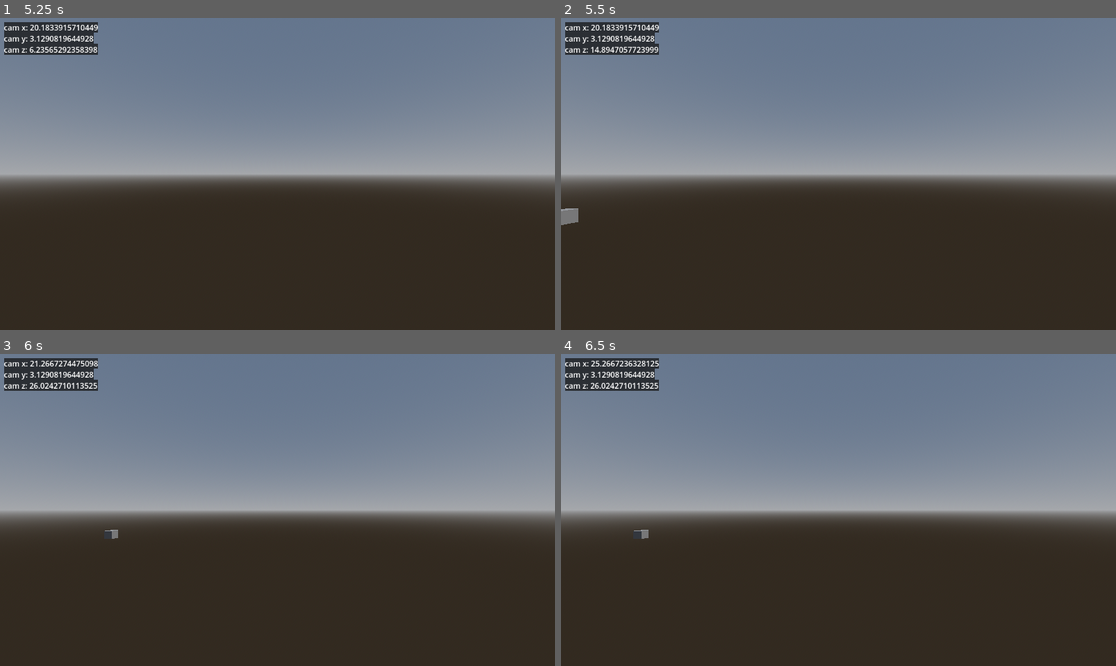
Above: before the commit, frames 1-4 (two rows, left to right).
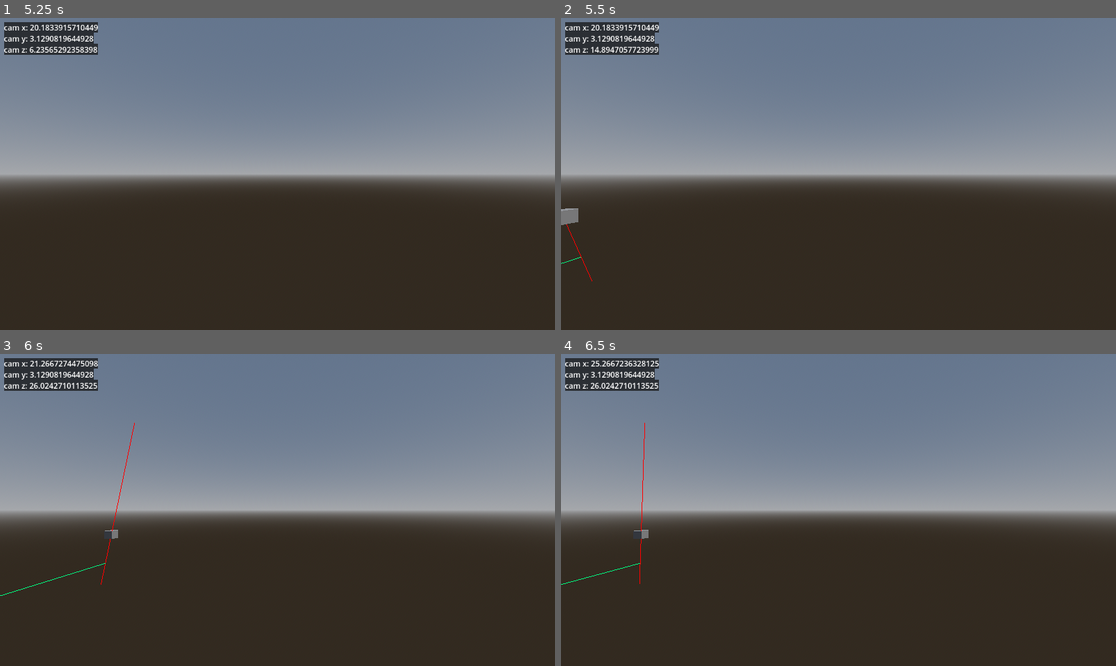
Above: after the commit, the same moments.

Repository: pixerhp/Hatchetflair
Game: Godot game, scene res://topscenes/gameplay_topscene.tscn
Two runs of this game, one before a commit and one after it. Both use one fixed random seed, a clock stepped at 60 frames per second and the inputs below.
Inputs (mouse positions are in pixels of both pictures, inside the frame that each line leads up to):
- Up to frame 1 (5.25 s): tap Enter at 0.5, 2, 4.25 s; move the mouse to (399, 158) at 0.52 s; hold D (move_right) 0.53-1.28 s; hold Shift (speed_faster) 0.53-1.28 s; click (399, 158) at 0.67 s; tap Space (move_jump_up) at 1.25, 2.75, 5 s; move the mouse to (166, 189) at 1.27 s; hold S (move_backwards) 1.28-2.03 s; tap Ctrl (speed_slower) at 1.35, 2.85, 4.35 s; move the mouse to (333, 105) at 2.02 s; hold D (move_right) 2.03-2.78 s; hold Shift (speed_faster) 2.03-2.78 s; move the mouse to (249, 236) at 2.77 s; hold W (move_forwards) 2.78-3.53 s; click (249, 236) at 2.92 s; move the mouse to (444, 220) at 3.52 s; hold Shift (speed_faster) 3.53-4.28 s; hold A (move_left) 3.53-5.03 s; tap F11 (fullscreen_toggle, bound only after the commit) at 4.15 s; move the mouse to (111, 127) at 4.27 s; move the mouse to (305, 174) at 5.02 s; hold S (move_backwards) from 5.03 s (still down); hold Shift (speed_faster) from 5.03 s (still down); click (305, 174) at 5.17 s
- Up to frame 2 (5.5 s): keep holding S (move_backwards); keep holding Shift (speed_faster)
- Up to frame 3 (6 s): move the mouse to (194, 432) at 5.77 s; release S (move_backwards) at 5.78 s; release Shift (speed_faster) at 5.78 s; hold D (move_right) from 5.78 s (still down); tap Ctrl (speed_slower) at 5.85 s
- Up to frame 4 (6.5 s): keep holding D (move_right)

Frame 1 is identical in both runs. In frame 2, less than 0.1% of the frame differs, in the area x 0-6%, y 66-85%; in frame 3, 0.1%, in the area x 0-25%, y 22-78%; in frame 4, less than 0.1%.

Commit message:
Implement debug line drawing
Also other things like fullscreen toggle (f11) and unfinished debug chunkborders drawing.

Diff:
--- a/project.godot
+++ b/project.godot
@@ -21,6 +21,7 @@
 [autoload]
 
 DebugDraw="*res://scripts/autoloaded/debug_draw.gd"
+Globals="*res://scripts/autoloaded/general_globals.gd"
 
 [input]
 
@@ -74,3 +75,8 @@
 "events": [Object(InputEventKey,"resource_local_to_scene":false,"resource_name":"","device":-1,"window_id":0,"alt_press …(195 unchanged characters)…
 ]
 }
+fullscreen_toggle={
+"deadzone": 0.2,
+"events": [Object(InputEventKey,"resource_local_to_scene":false,"resource_name":"","device":-1,"window_id":0,"alt_pressed":false,"shift_pressed":false,"ctrl_pressed":false,"meta_pressed":false,"pressed":false,"keycode":0,"physical_keycode":4194342,"key_label":0,"unicode":0,"location":0,"echo":false,"script":null)
+]
+}
--- a/scripts/autoloaded/debug_draw.gd
+++ b/scripts/autoloaded/debug_draw.gd
@@ -1,28 +1,70 @@
 extends CanvasLayer
 
 var canvas_item: CanvasItem = null
+var mesh_instance: MeshInstance3D = MeshInstance3D.new()
+var immediate_mesh: ImmediateMesh = ImmediateMesh.new()
+var line_material: StandardMaterial3D = StandardMaterial3D.new()
+
+var chunkborders_verts: PackedVector3Array = PackedVector3Array()
+var chunkborders_indices: PackedInt32Array = PackedInt32Array()
+var chunkborders_colors: PackedColorArray = PackedColorArray()
+
+# Expects each outer element to be in the form [Vector3, Vector3, Color]
+var lines_to_draw: Array[Array] = []
 
 var texts_to_draw: PackedStringArray = []
 var texts_font: Font = ThemeDB.fallback_font
 var texts_color: Color = Color.WHITE
-var texts_ypad: int = 0
+var texts_ypad: float = 0
 var texts_do_back: bool = true
 var texts_back_color: Color = Color(0.0833, 0.0833, 0.0833, 0.75)
 
 func _ready():
+	process_mode = Node.PROCESS_MODE_ALWAYS
+
+	line_material.flags_unshaded = true
+	line_material.vertex_color_use_as_albedo = true
+
+	mesh_instance.mesh = immediate_mesh
+	mesh_instance.material_override = line_material
+	add_child(mesh_instance)
+
 	canvas_item = Node2D.new()
 	canvas_item.position = Vector2(8, 8)
 	canvas_item.connect("draw", _on_CanvasItem_draw)
 	add_child(canvas_item)
 
 func _process(_delta):
+	immediate_mesh.clear_surfaces()
+	draw_chunk_borders()
+	if not lines_to_draw.is_empty():
+		draw_lines()
 	canvas_item.queue_redraw()
+
+func draw_chunk_borders():
+	immediate_mesh.surface_begin(Mesh.PRIMITIVE_LINES)
+	immediate_mesh.surface_set_color(Color(1, 0, 0))
+	immediate_mesh.surface_add_vertex(Vector3(-10, -10, -10))
+	immediate_mesh.surface_add_vertex(Vector3(10, 10, 10))
+	immediate_mesh.surface_end()
+
+func draw_lines():
+	immediate_mesh.surface_begin(Mesh.PRIMITIVE_LINES)
+	for line in lines_to_draw:
+		if line.size() > 2:
+			immediate_mesh.surface_set_color(line[2])
+		else:
+			immediate_mesh.surface_set_color(Color.WHITE)
+		immediate_mesh.surface_add_vertex(line[0])
+		immediate_mesh.surface_add_vertex(line[1])
+	immediate_mesh.surface_end()
+	lines_to_draw.clear()
 
 func _on_CanvasItem_draw():
 	# Draw debug texts:
 	var draw_pos: Vector2 = Vector2()
 	var font_ascent: Vector2 = Vector2(0, texts_font.get_ascent())
-	var font_height: int = texts_font.get_height() + texts_ypad
+	var font_height: float = texts_font.get_height() + texts_ypad
 	for string in texts_to_draw:
 		if texts_do_back:
 			canvas_item.draw_rect(Rect2(
--- /dev/null
+++ b/scripts/autoloaded/general_globals.gd
@@ -0,0 +1,12 @@
+extends Node
+
+var draw_debug_chunkborders: bool = true
+
+func _process(_delta):
+	# Process inputs that should work regardless of game state:
+	if Input.is_action_just_pressed("fullscreen_toggle"):
+		if not DisplayServer.window_get_mode() == DisplayServer.WINDOW_MODE_FULLSCREEN:
+			DisplayServer.window_set_mode(DisplayServer.WINDOW_MODE_FULLSCREEN)
+		else:
+			DisplayServer.window_set_mode(DisplayServer.WINDOW_MODE_WINDOWED)
+	# Can later implement Screenshot, toggle Console window, etc...
--- a/scripts/flycam.gd
+++ b/scripts/flycam.gd
@@ -4,6 +4,7 @@
 	DebugDraw.texts_to_draw.append("cam x: " + str(self.position.x))
 	DebugDraw.texts_to_draw.append("cam y: " + str(self.position.y))
 	DebugDraw.texts_to_draw.append("cam z: " + str(self.position.z))
+	DebugDraw.lines_to_draw.append([Vector3(-5,-5,-5),Vector3(-5,-5,50),Color(0,1,0.5)])
 
 var fly_speed: float = 0
 var fly_direction_vector: Vector3 = Vector3()
Not shown, added: scripts/autoloaded/general_globals.gd.uid
